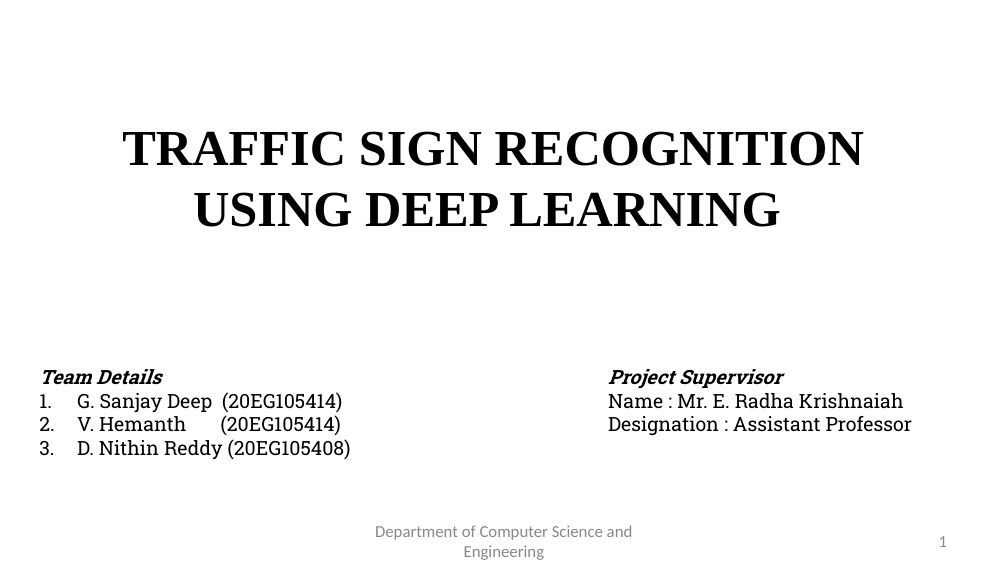
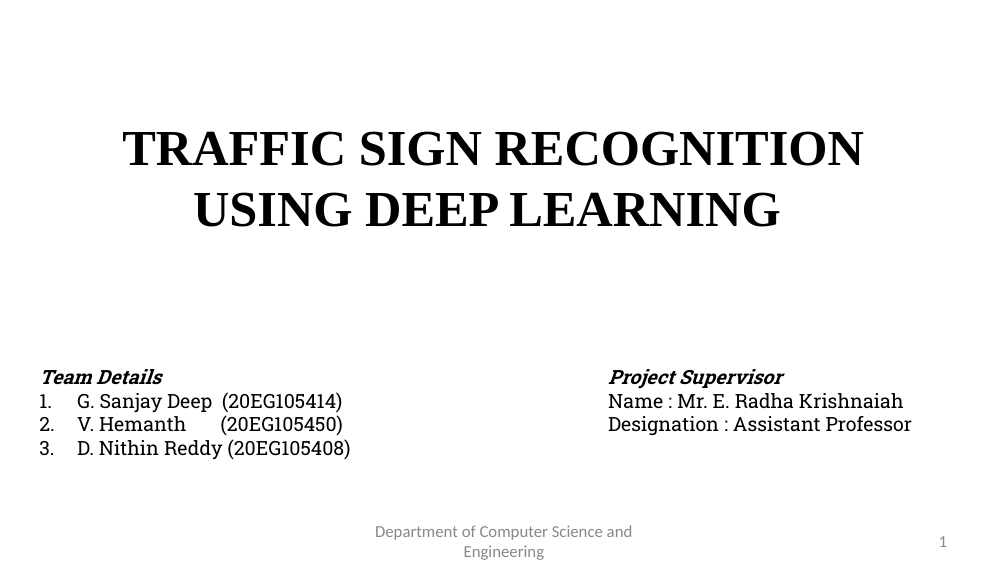
Before and after one commit to Sanjay0403/Traffic-sign-recognition-using-deep-learning, a slide deck: slide 1 of project review final-1 .pptx. Drawn at 1008x567 pixels with LibreOffice and Linux fonts; fonts in the diff are those of the drawing; background and template pictures are left out. Boxes give left, top, right and bottom in pixels: in the first picture for what was removed or moved away, otherwise in the second. Text is boxed around its words. In the diff, an @@ line names an element or a change of style, - is before the commit and + after.

```diff
--- a/project review final-1 .pptx
+++ b/project review final-1 .pptx
@@ text at (77,415,343,435): text changed @@
-2. V. Hemanth (20EG105414)
+2. V. Hemanth (20EG105450)
```
